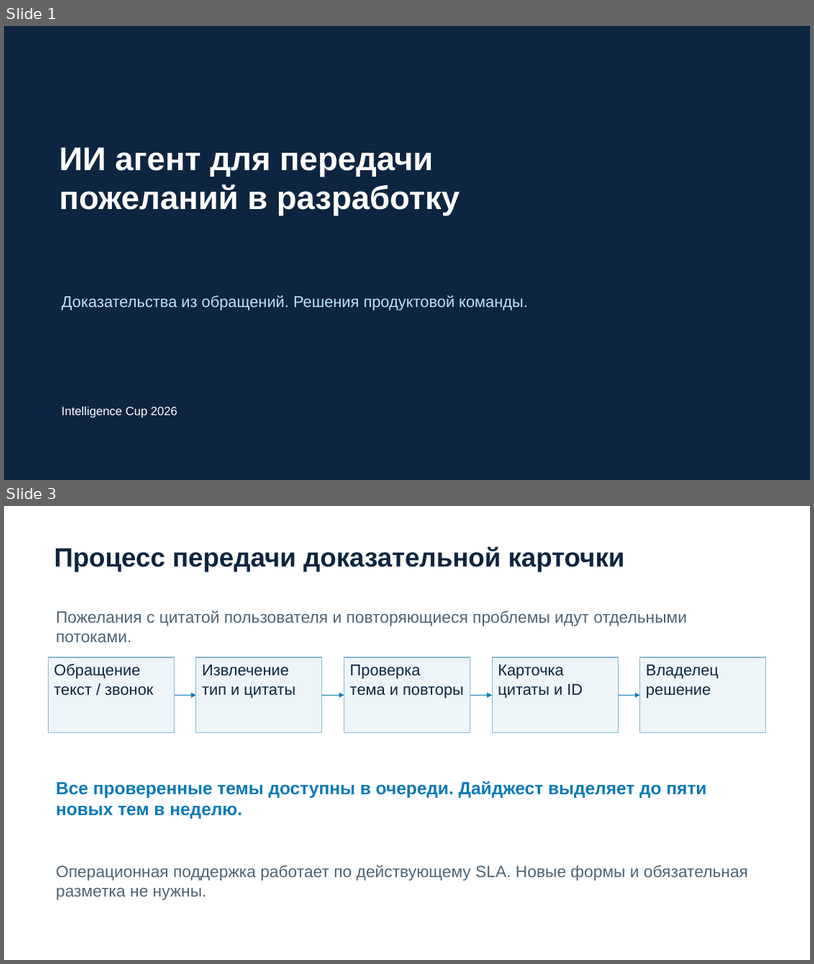
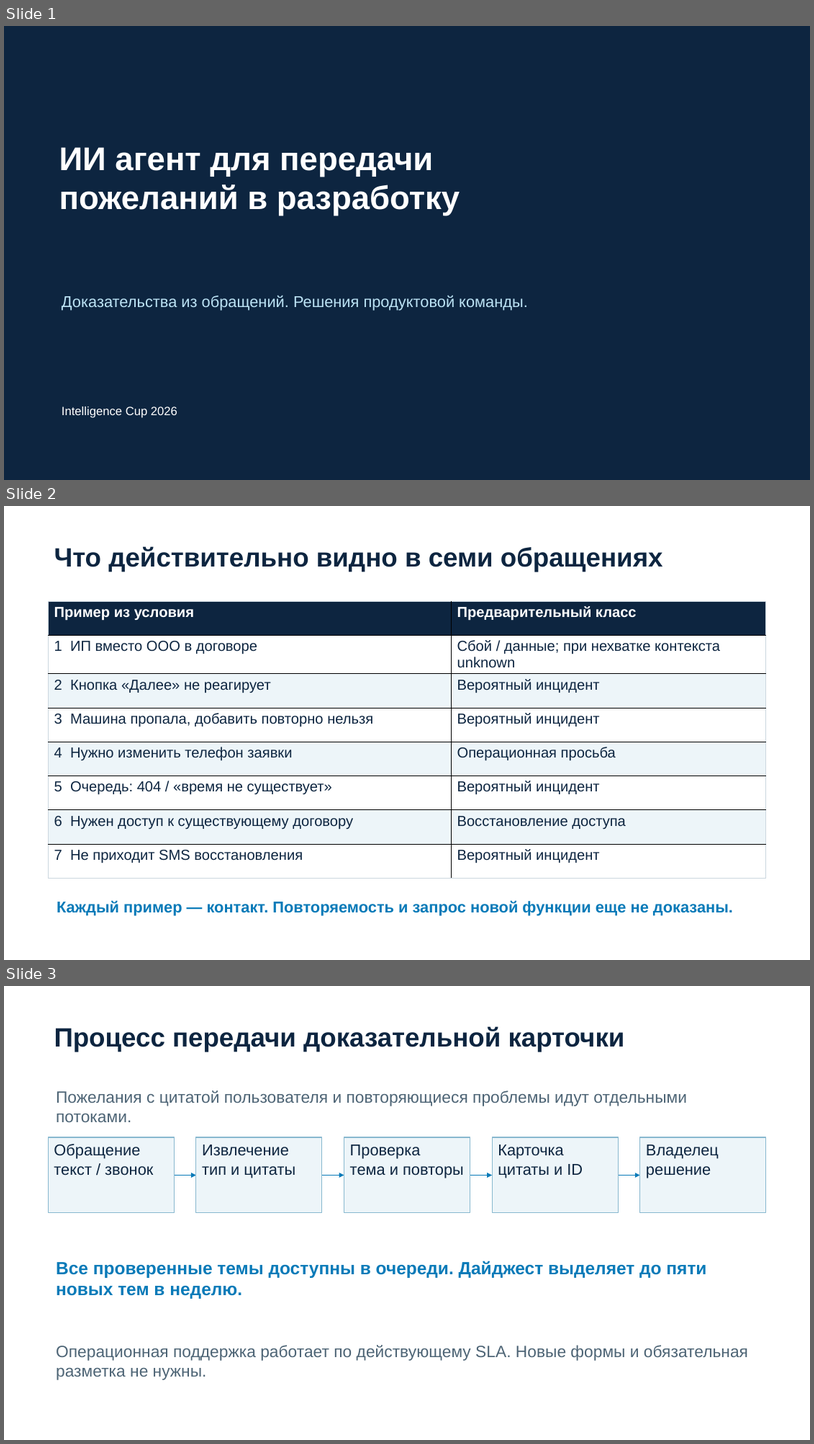
Before and after one commit to egorbaranos-max/intelligence-cup-feedback-agent, a slide deck: submission/presentation.pptx. Shown one above the other, each under a label of ours: slides 1 and 3 before the commit, slides 1, 2 and 3 after it; the slides between them are not shown. The pictures are 814x964 and 814x1444 pixels, drawn with LibreOffice and Linux fonts; fonts in the diff are those of the drawing. Boxes give left, top, right and bottom in pixels: in the first picture for what was removed or moved away, otherwise in the second. Text is boxed around its words. In the diff, an @@ line names an element or a change of style, - is before the commit and + after.

```diff
--- a/submission/presentation.pptx
+++ b/submission/presentation.pptx
@@ slide 2 added at (x1=4, y1=506, x2=810, y2=960), background #FFFFFF @@
@@ text added at (x1=54, y1=546, x2=664, y2=572), 31.5 pt, text #0D2540, bold @@
+Что действительно видно в семи обращениях
@@ table added at (x1=48, y1=601, x2=767, y2=873), 8 rows, 2 columns @@
+Пример из условия | Предварительный класс
+1 ИП вместо ООО в договоре | Сбой / данные; при нехватке контекста unknown
+2 Кнопка «Далее» не реагирует | Вероятный инцидент
+3 Машина пропала, добавить повторно нельзя | Вероятный инцидент
+4 Нужно изменить телефон заявки | Операционная просьба
+5 Очередь: 404 / «время не существует» | Вероятный инцидент
+6 Нужен доступ к существующему договору | Восстановление доступа
+7 Не приходит SMS восстановления | Вероятный инцидент
@@ text added at (x1=57, y1=900, x2=733, y2=915), 18.8 pt, text #087AB8, bold @@
+Каждый пример — контакт. Повторяемость и запрос новой функции еще не доказаны.
```
Also in this commit, not shown: 2 slides changed, 2 other slides added, 3 slides removed, 23 other files.
